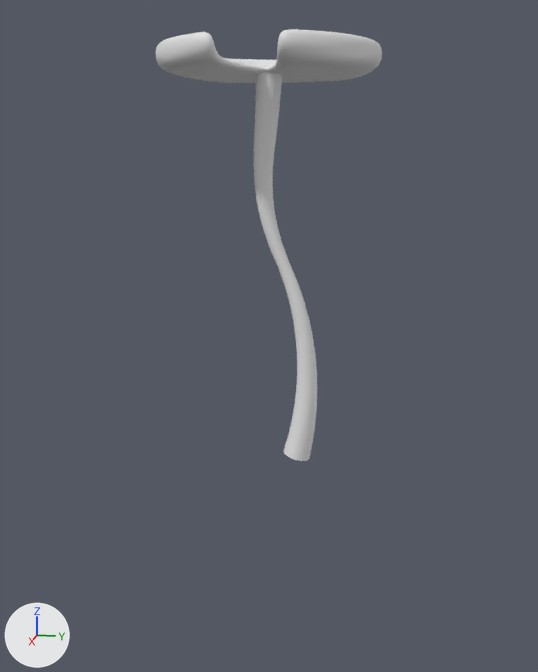
The Blender file Assets/Models/Big Lily pad.blend, before and after one commit.
Camera for both pictures: a camera (50 mm lens) standing at (10.18, 2.04, -1.11) and looking at (-0.13, -0.02, -3.69). Lighting does not change. The marker at lower left points along +X, +Y and +Z.

The older version as bpy lines, for what is in view:
```python
me_circle_002 = bpy.data.meshes.new('Circle.002')
me_circle_002.from_pydata(...)  # 44 vertices, 32 faces; spans x -1.38..1.31, y 0.0..0.25, z -1.38..1.38
me_circle_002.polygons.foreach_set('use_smooth', [True] * 32)
cu_béziercurve_002 = bpy.data.curves.new('BézierCurve.002', 'CURVE')
cu_béziercurve_002.dimensions = '3D'
_sp = cu_béziercurve_002.splines.new('BEZIER'); _sp.bezier_points.add(2)
_sp.bezier_points.foreach_set('co', [0.0, -5.437, -0.418, 0.0, -2.623, -0.209, 0.0, -0.0531, 0.0])
_sp.bezier_points.foreach_set('handle_left', [0.0, -6.123, -0.249, 0.0, -3.694, -0.692, 0.0, -1.053, 0.0])
_sp.bezier_points.foreach_set('handle_right', [0.0, -4.75, -0.587, 0.0, -1.552, 0.273, 0.0, 0.947, 0.0])
for _p, _l, _r in zip(_sp.bezier_points, ['ALIGNED', 'ALIGNED', 'ALIGNED'], ['ALIGNED', 'ALIGNED', 'ALIGNED']): _p.handle_left_type = _l; _p.handle_right_type = _r
_sp.bezier_points.foreach_set('radius', [1.0, 0.441, 0.903])
_sp.order_u = 0
_sp.order_v = 0
cu_béziercurve_002.use_path = True
cu_béziercurve_002.bevel_depth = 0.2
cu_béziercurve_002.fill_mode = 'FULL'
ob_lily_pad = bpy.data.objects.new('Lily pad', me_circle_002)
ob_lily_pad.location = (0.0, 0.0, 0.0)
ob_lily_pad.rotation_euler = (1.571, 0.0, 0.0)  # degrees (90, 0, 0)
_m = ob_lily_pad.modifiers.new('Solidify', 'SOLIDIFY')
_m.thickness = 0.13
_m.use_even_offset = True
_m = ob_lily_pad.modifiers.new('Subdivision', 'SUBSURF')
ob_stalk = bpy.data.objects.new('Stalk', cu_béziercurve_002)
ob_stalk.location = (0.0, 0.0, 0.0)
ob_stalk.rotation_euler = (1.571, 0.0, 0.0)  # degrees (90, 0, 0)
```
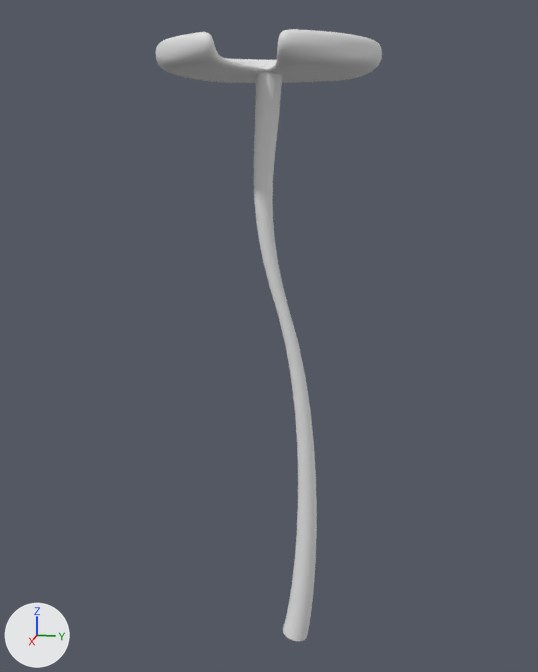
Edits to the bpy script that builds the scene:
```text
Change cu_béziercurve_002:
    where _sp = cu_béziercurve_002.splines.new('BEZIER'); _sp.bezier_points.add(2)
    remove _sp.bezier_points.foreach_set('co', [0.0, -5.437, -0.418, 0.0, -2.623, -0.209, 0.0, -0.0531, 0.0])
    remove _sp.bezier_points.foreach_set('handle_left', [0.0, -6.123, -0.249, 0.0, -3.694, -0.692, 0.0, -1.053, 0.0])
    remove _sp.bezier_points.foreach_set('handle_right', [0.0, -4.75, -0.587, 0.0, -1.552, 0.273, 0.0, 0.947, 0.0])
    add _sp.bezier_points.foreach_set('co', [0.0, -8.437, -0.418, 0.0, -3.29, -0.209, 0.0, -0.0531, 0.0])
    add _sp.bezier_points.foreach_set('handle_left', [0.0, -9.123, -0.249, 0.0, -5.071, -0.769, 0.0, -1.128, 0.0])
    add _sp.bezier_points.foreach_set('handle_right', [0.0, -7.75, -0.587, 0.0, -1.755, 0.273, 0.0, 0.947, 0.0])
```

Pixel boxes [x1, y1, x2, y2] of what changed, in the pictures (538 x 672 px):
'Stalk', reshaped (46% taller): before [254, 72, 317, 461]; after [254, 72, 317, 642]
